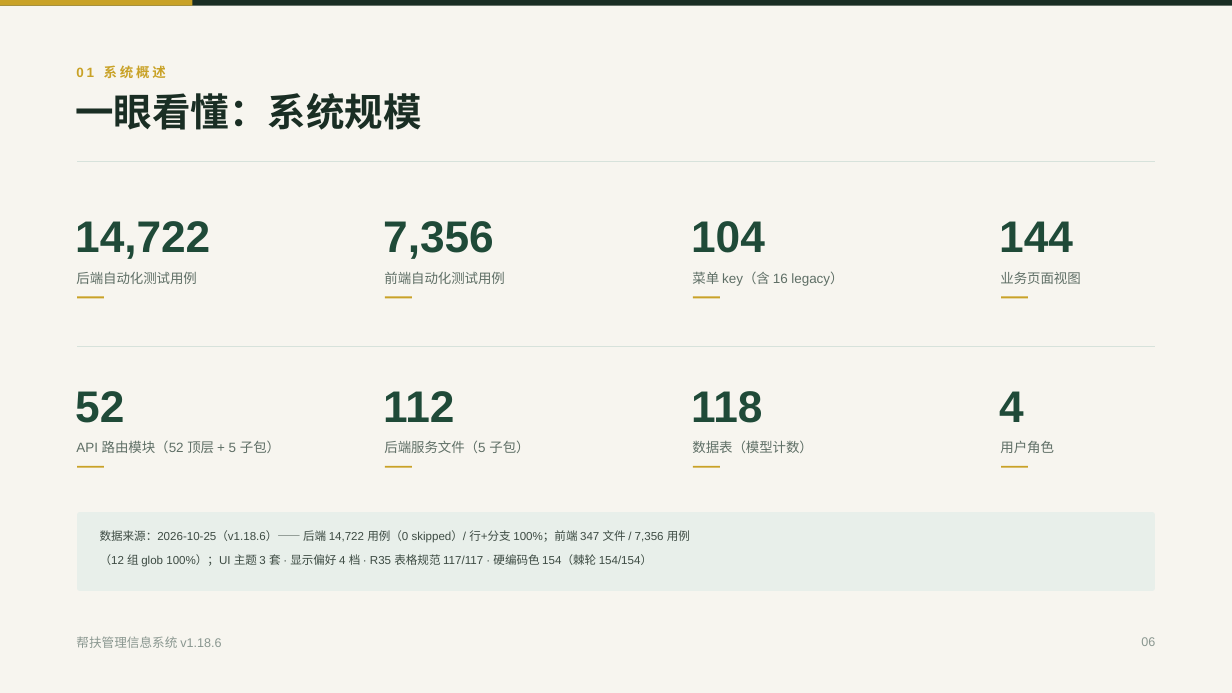
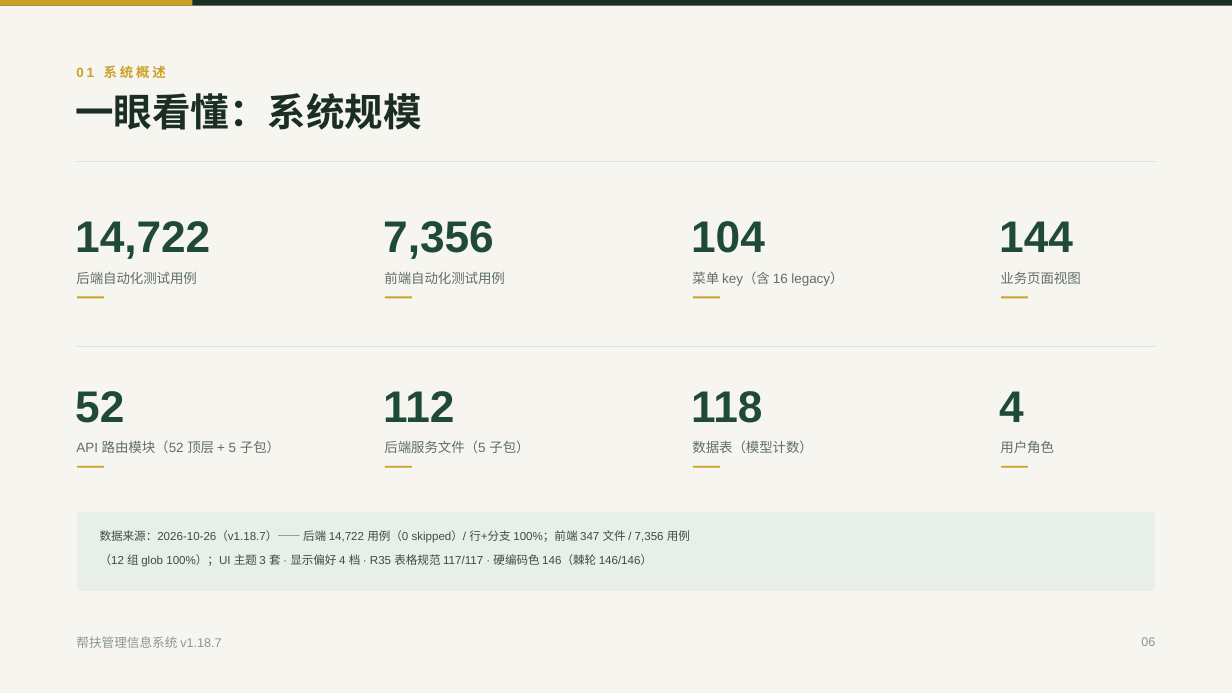
Before and after one commit to lzh745200/MRRS, a slide deck: slide 6 of docs/帮扶管理信息系统介绍.pptx. Drawn at 1232x693 pixels with LibreOffice and Linux fonts; fonts in the diff are those of the drawing. Boxes give left, top, right and bottom in pixels: in the first picture for what was removed or moved away, otherwise in the second. Text is boxed around its words. In the diff, an @@ line names an element or a change of style, - is before the commit and + after.

```diff
--- a/docs/帮扶管理信息系统介绍.pptx
+++ b/docs/帮扶管理信息系统介绍.pptx
@@ text at (100, 530, 690, 543): text changed @@
-数据来源：2026-10-25（v1.18.6）—— 后端 14,722 用例（0 skipped）/ 行+分支 100%；前端 347 文件 / 7,356 用例
+数据来源：2026-10-26（v1.18.7）—— 后端 14,722 用例（0 skipped）/ 行+分支 100%；前端 347 文件 / 7,356 用例
@@ text at (100, 554, 652, 567): text changed @@
-（12 组 glob 100%）；UI 主题 3 套 · 显示偏好 4 档 · R35 表格规范 117/117 · 硬编码色 154（棘轮 154/154）
+（12 组 glob 100%）；UI 主题 3 套 · 显示偏好 4 档 · R35 表格规范 117/117 · 硬编码色 146（棘轮 146/146）
@@ text at (76, 636, 221, 648): text changed @@
-帮扶管理信息系统 v1.18.6
+帮扶管理信息系统 v1.18.7
```
Also in this commit, not shown: 49 other slides changed, 17 other files.
